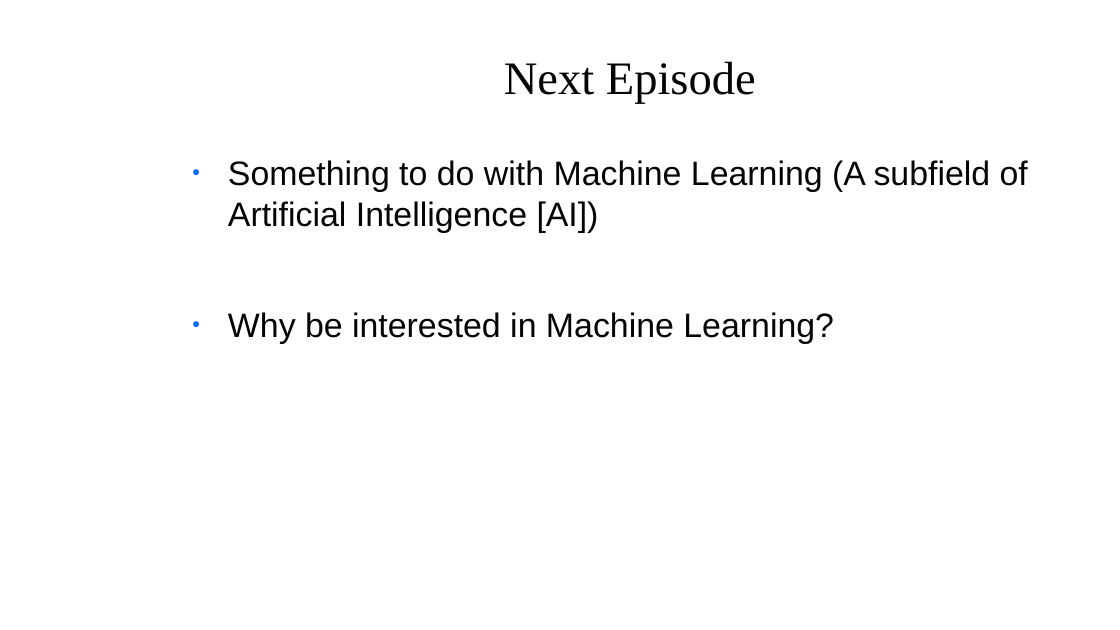
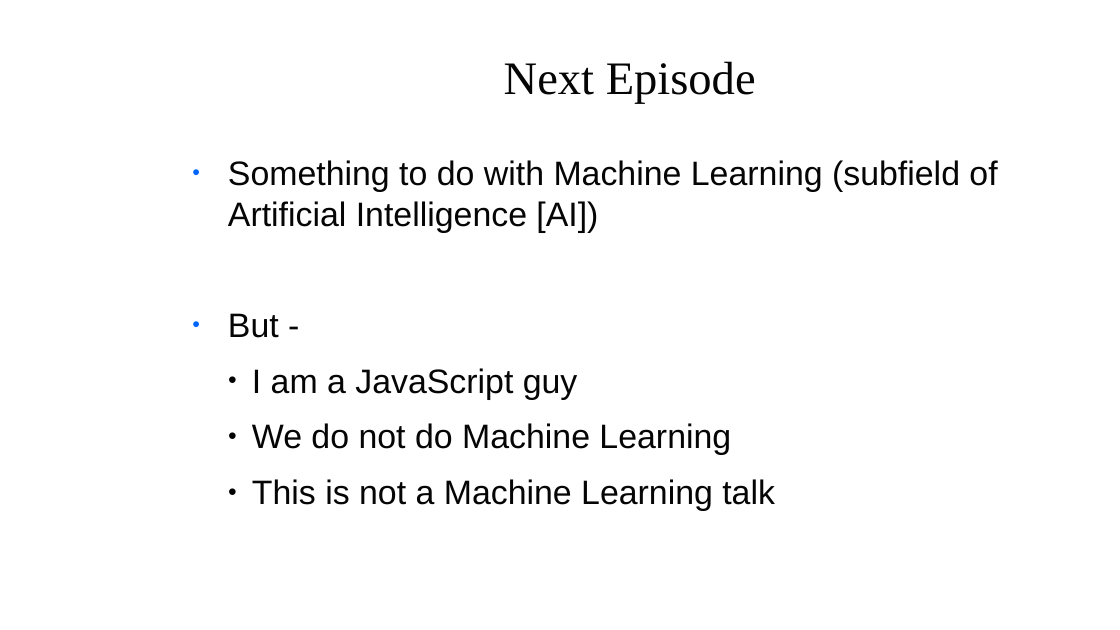
Before and after one commit to zoldello/jsdoc-talk, a slide deck: slide 11 of slides.pptx. Drawn at 1120x630 pixels with LibreOffice and Linux fonts; fonts in the diff are those of the drawing; background and template pictures are left out. Boxes give left, top, right and bottom in pixels: in the first picture for what was removed or moved away, otherwise in the second. Text is boxed around its words. In the diff, an @@ line names an element or a change of style, - is before the commit and + after.

```diff
--- a/slides.pptx
+++ b/slides.pptx
@@ text at (228, 160, 997, 511): text changed @@
-● Something to do with Machine Learning (A subfield of Artificial Intelligence [AI])
-● Why be interested in Machine Learning?
+● Something to do with Machine Learning (subfield of Artificial Intelligence [AI])
+● But -
+    ● I am a JavaScript guy
+    ● We do not do Machine Learning
+    ● This is not a Machine Learning talk
```
Also in this commit, not shown: 11 other slides changed, 11 other files.
